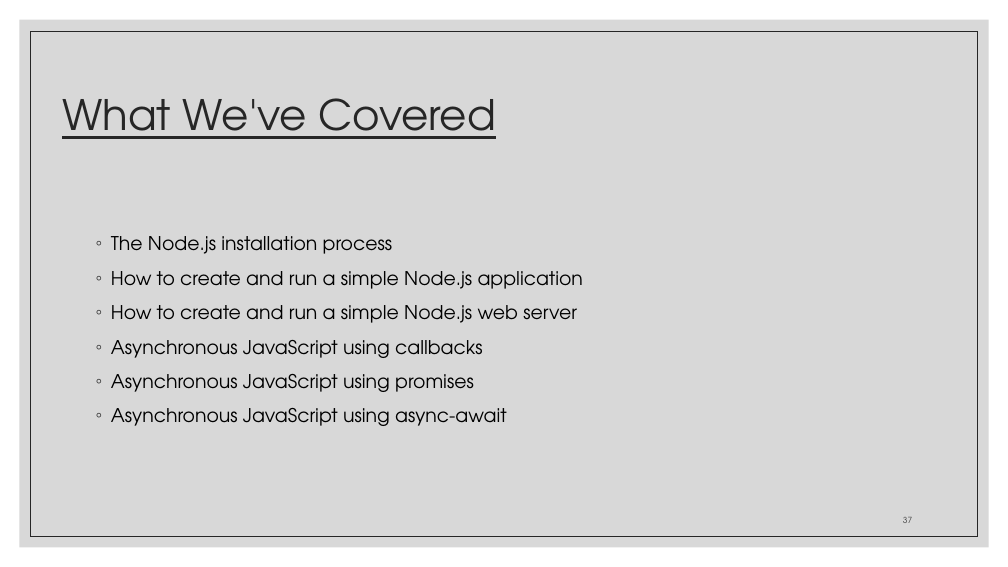
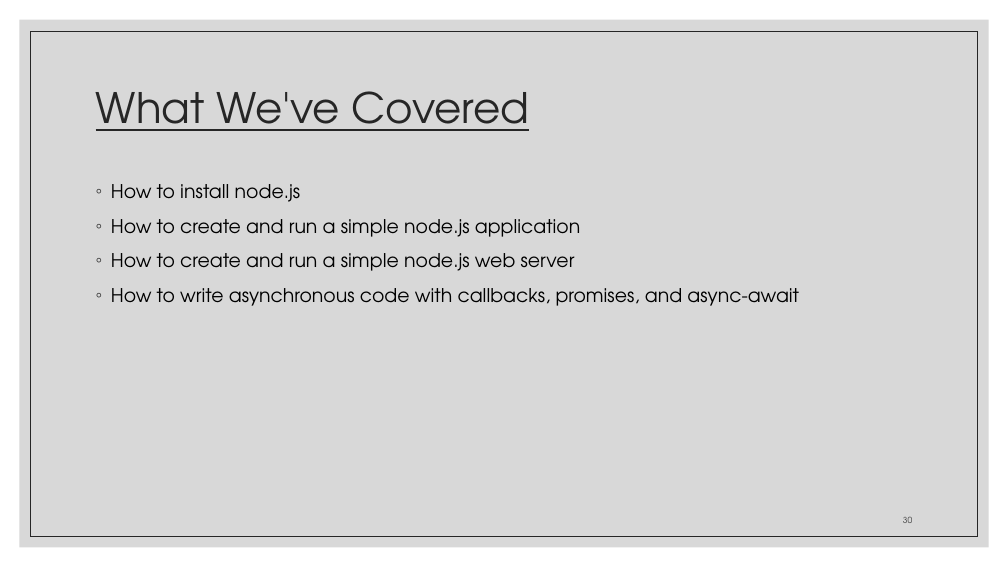
Before and after one commit to zackstotts/base-node-curriculum, a slide deck: slide 30 of unit_01/slides/Unit01-PartI.pptx (slide 37 before the commit). Drawn at 1008x567 pixels with LibreOffice and Linux fonts; fonts in the diff are those of the drawing. Boxes give left, top, right and bottom in pixels: in the first picture for what was removed or moved away, otherwise in the second. Text is boxed around its words. In the diff, an @@ line names an element or a change of style, - is before the commit and + after.

```diff
--- a/unit_01/slides/Unit01-PartI.pptx
+++ b/unit_01/slides/Unit01-PartI.pptx
@@ title "What We've Covered" moved from (x1=62, y1=98, x2=495, y2=139) to (x1=96, y1=91, x2=529, y2=131) @@
@@ text at (x1=111, y1=184, x2=799, y2=306): text changed @@
-◦ The Node.js installation process
-◦ How to create and run a simple Node.js application
-◦ How to create and run a simple Node.js web server
-◦ Asynchronous JavaScript using callbacks
-◦ Asynchronous JavaScript using promises
-◦ Asynchronous JavaScript using async-await
+◦ How to install node.js
+◦ How to create and run a simple node.js application
+◦ How to create and run a simple node.js web server
+◦ How to write asynchronous code with callbacks, promises, and async-await
@@ page number at (x1=903, y1=517, x2=912, y2=523): text changed @@
-37
+30
```
Also in this commit, not shown: 9 other slides changed, 1 slide added, 8 slides removed, 3 other files.
